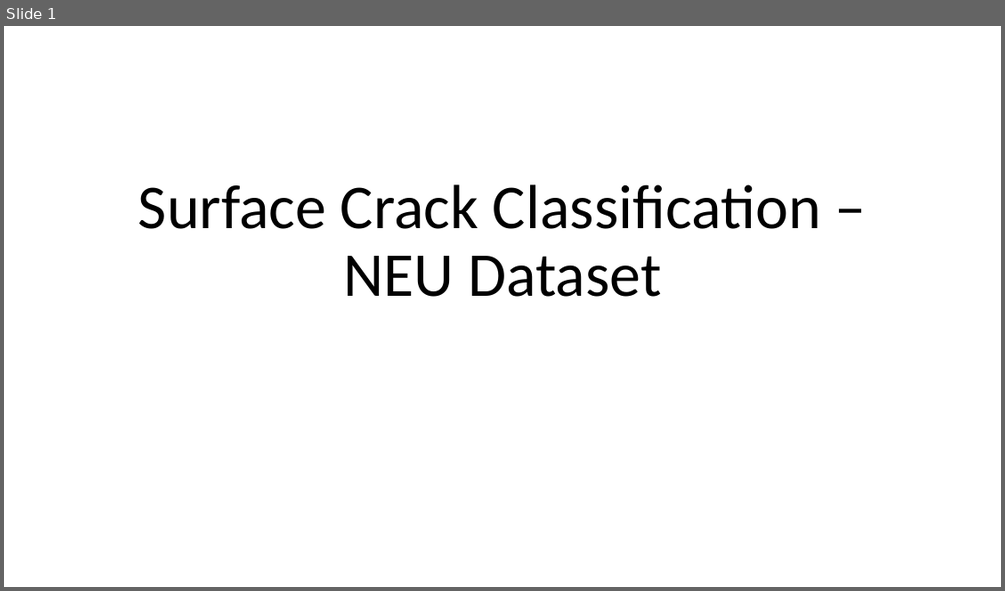
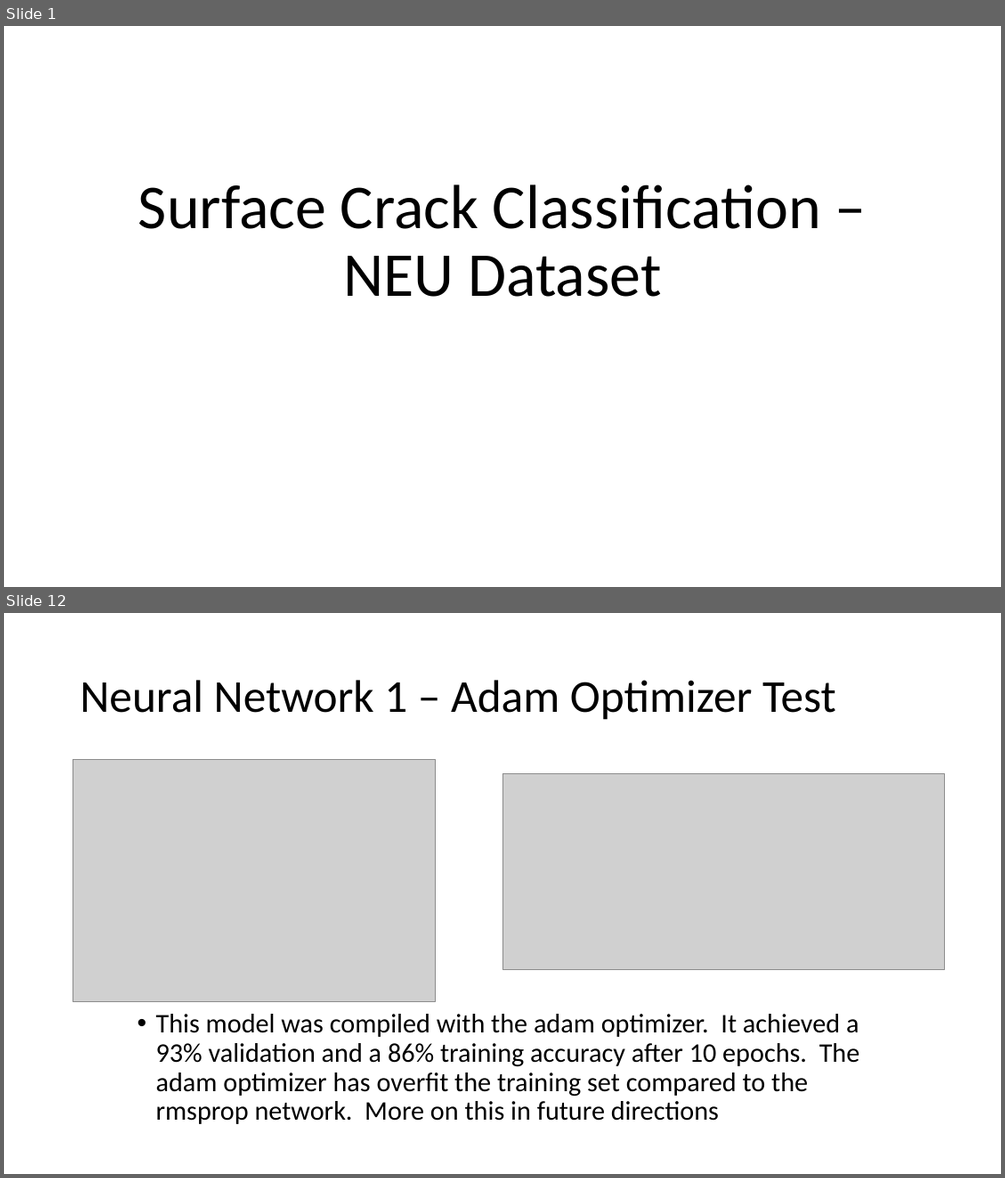
Before and after one commit to M-Matrona/IBM-Machine-Learning-Course, a slide deck: Course_5_Deep_Learning/Surface Crack Classification Project Overview.pptx. Shown one above the other, each under a label of ours: slide 1 before the commit, slides 1 and 12 after it; the slides between them are not shown. The pictures are 1005x591 and 1005x1178 pixels, drawn with LibreOffice and Linux fonts; fonts in the diff are those of the drawing; grey boxes stand for pictures. Boxes give left, top, right and bottom in pixels: in the first picture for what was removed or moved away, otherwise in the second. Text is boxed around its words. In the diff, an @@ line names an element or a change of style, - is before the commit and + after.

```diff
--- a/Course_5_Deep_Learning/Surface Crack Classification Project Overview.pptx
+++ b/Course_5_Deep_Learning/Surface Crack Classification Project Overview.pptx
@@ slide 12 added at (4, 613, 1001, 1174), background #FFFFFF @@
@@ title added at (80, 680, 836, 720), 44 pt, text #000000 @@
+Neural Network 1 – Adam Optimizer Test
@@ picture added at (73, 760, 436, 1001) @@
@@ picture added at (502, 774, 945, 969) @@
@@ text added at (156, 1013, 860, 1124), 25.9 pt, text #000000 @@
+• This model was compiled with the adam optimizer. It achieved a 93% validation and a 86% training accuracy after 10 epochs. The adam optimizer has overfit the training set compared to the rmsprop network. More on this in future directions
```
Also in this commit, not shown: 17 other slides added, 1 slide removed, 16 other files.
